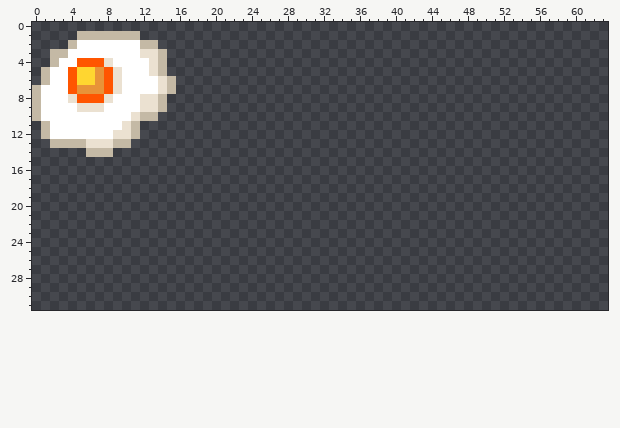
A pixel-art file gets an edit: Assets/Textures/Sprite-0001-Recovered.aseprite. Above: the version before the commit.
64x64 pixels, 1 frame. Shown: x 0..63, y 0..31.
Now the later version:
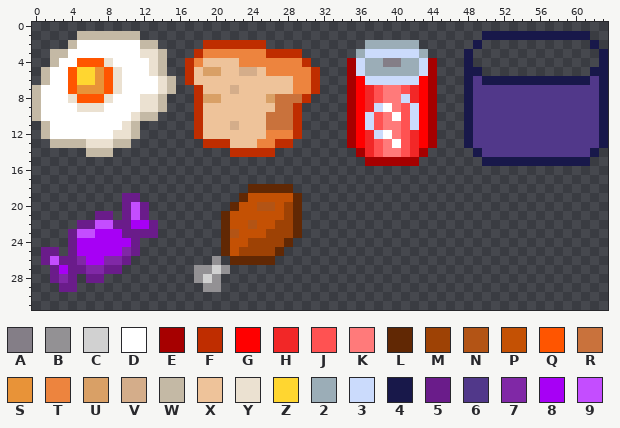
Palette (. is transparent): A #847e87  B #939194  C #d1d1d1  D #ffffff  E #a60000  F #bf2d00  G #ff0000  H #f22727  J #ff5252  K #ff7a7a  L #612804  M #9e4205  N #b35415  P #c45104  Q #ff5500  R #c9723c  S #e89338  T #ed843e  U #d9a066  V #d4ad8a  W #c4b9a5  X #eec39a  Y #ebe1d1  Z #ffd630  2 #9badb7  3 #cbdbfc  4 #18184a  5 #6a1c8a  6 #51388a  7 #8028a6  8 #a700f5  9 #c44dff
What changed:
Changed rows in their new state; - is an unchanged pixel.
first column x 1:
 1 -------------------------------------------------444444444444--
 2 ------------------FFFFFFF-----------222222------4------------4-
 3 -----------------FTTTTTTTFFFF------23333332----4--------------4
 4 ----------------FTXXXXTTTTTTTF----E322AA223E---4--------------4
 5 ----------------FXUUXXVVXTTTTTF---E32222223E---44------------44
 6 ----------------FXXXXXXXXXXXTTF---EG333333GE---4644444444444464
 7 -----------------FXXXVXXXXXXTTF---EGHJKKJHGE---4666666666666664
 8 -----------------FUUXXXXXURRRF----EGHJKK3HGE---4666666666666664
 9 -----------------FXXXXXXXXRRF-----EGH3DKJ3GE---4666666666666664
10 -----------------FXXXXXXXRRRF-----EG3JKDJ3GE---4666666666666664
11 -----------------FXXXVXXXRRRF-----EG3JKKJ3GE---4666666666666664
12 -----------------FXXXXXXXTTTF-----EGH3DKJHGE---4666666666666664
13 ------------------FFFXXXTTFF------EGHJKDJHGE---4666666666666664
14 ---------------------FFFFF---------EHJKKJHE-----46666666666664-
15 ------------------------------------EEEEEE-------444444444444--
18 -----------------------LLLLL-----------------------------------
19 ---------55-----------LPPPPPL----------------------------------
20 ---------595---------LPPNNPML----------------------------------
21 ------55-595--------LPPPPPPML----------------------------------
22 ----559955885-------LPPNPPMML----------------------------------
23 ---5998885555-------LNPPPMMML----------------------------------
24 ---58888885---------LPPMMMML-----------------------------------
25 55-58888875---------LPMMMML------------------------------------
26 5955788775---------B-LLLLL-------------------------------------
27 -58557755--------BBCB------------------------------------------
28 -575-55----------BCB-------------------------------------------
29 --55--------------BB-------------------------------------------
Where, in picture pixels (left, top, right, bottom), the same in both pictures:
added: (464, 31, 608, 166)
added: (185, 40, 437, 166)
added: (194, 184, 302, 292)
added: (41, 193, 158, 292)
